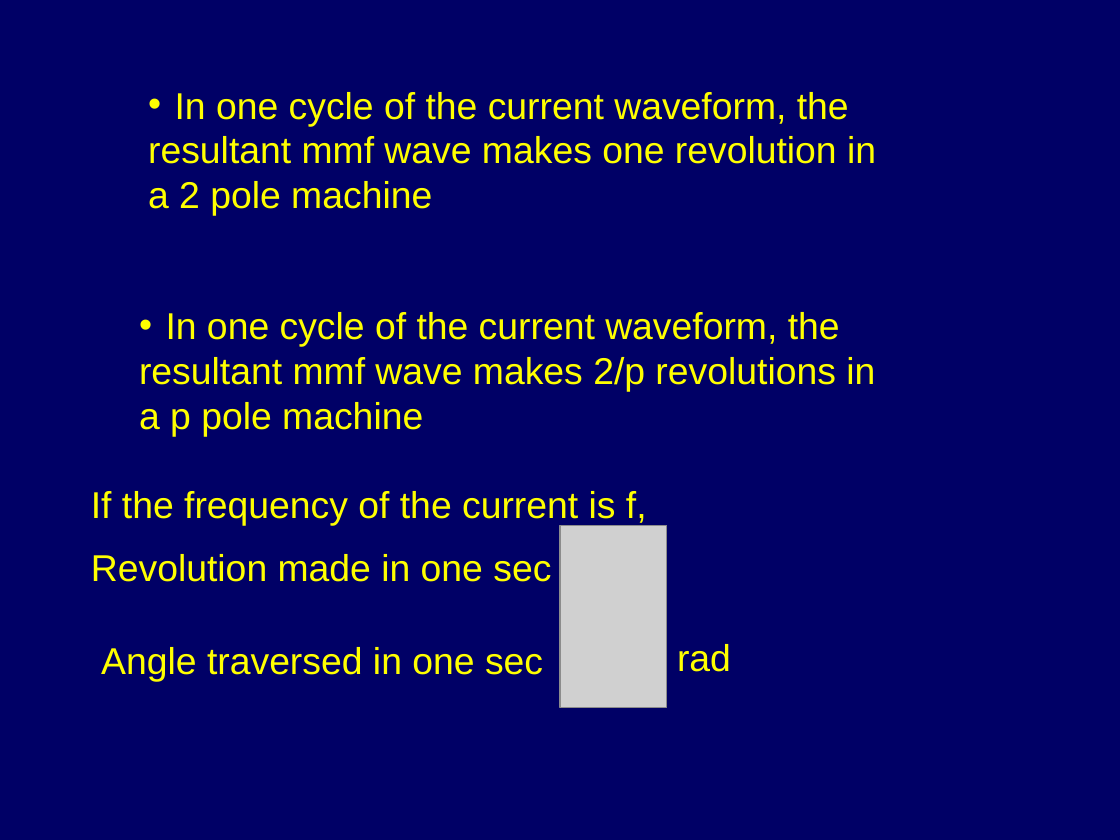
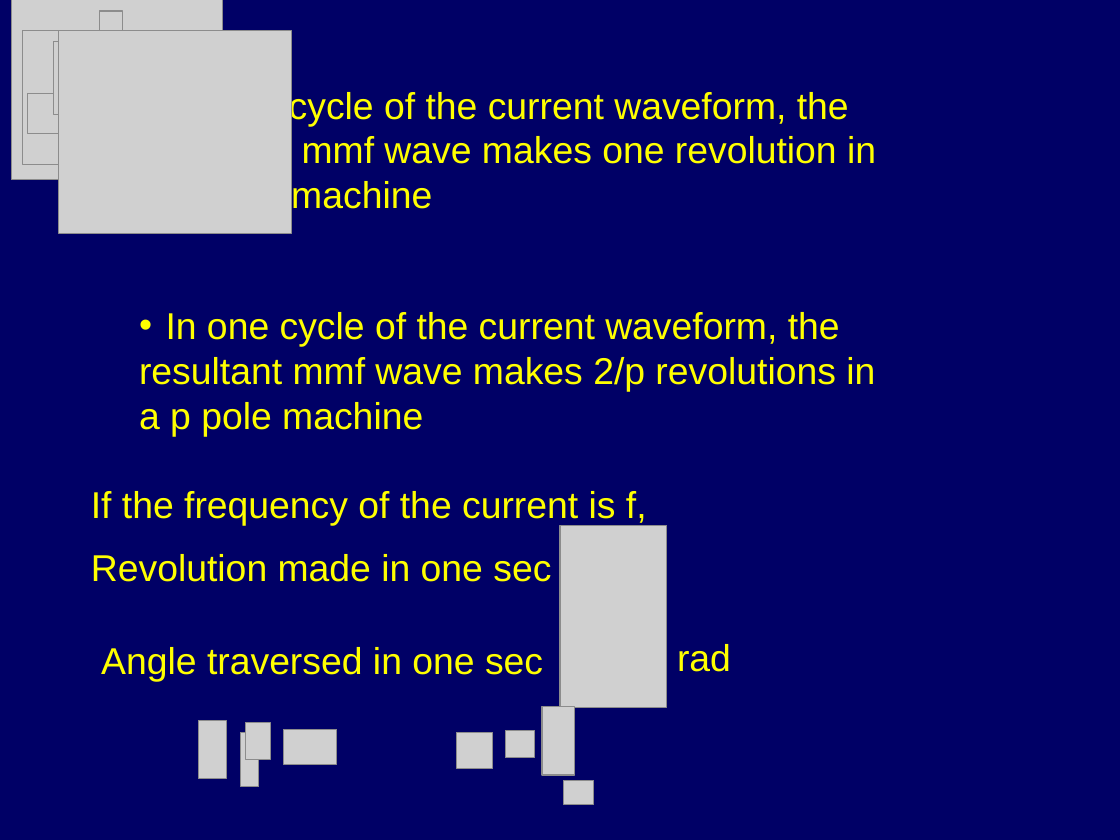
Before and after one commit to chiraggarg95/EE238-PE2, a slide deck: slide 13 of annotated/Lecture-5.ppt (slide 12 before the commit). Drawn at 1120x840 pixels with LibreOffice and Linux fonts; fonts in the diff are those of the drawing; grey boxes stand for pictures; background and template pictures are left out. Boxes give left, top, right and bottom in pixels: in the first picture for what was removed or moved away, otherwise in the second. Text is boxed around its words. In the diff, an @@ line names an element or a change of style, - is before the commit and + after.

```diff
--- a/annotated/Lecture-5.ppt
+++ b/annotated/Lecture-5.ppt
@@ group added at (11,0,292,233): 6 pictures @@
@@ group added at (198,720,337,787): 4 pictures @@
@@ group added at (457,707,592,805): 4 pictures @@
```
Also in this commit, not shown: 3 other slides changed, 2 slides added, 1 slide removed, 3 other files.
